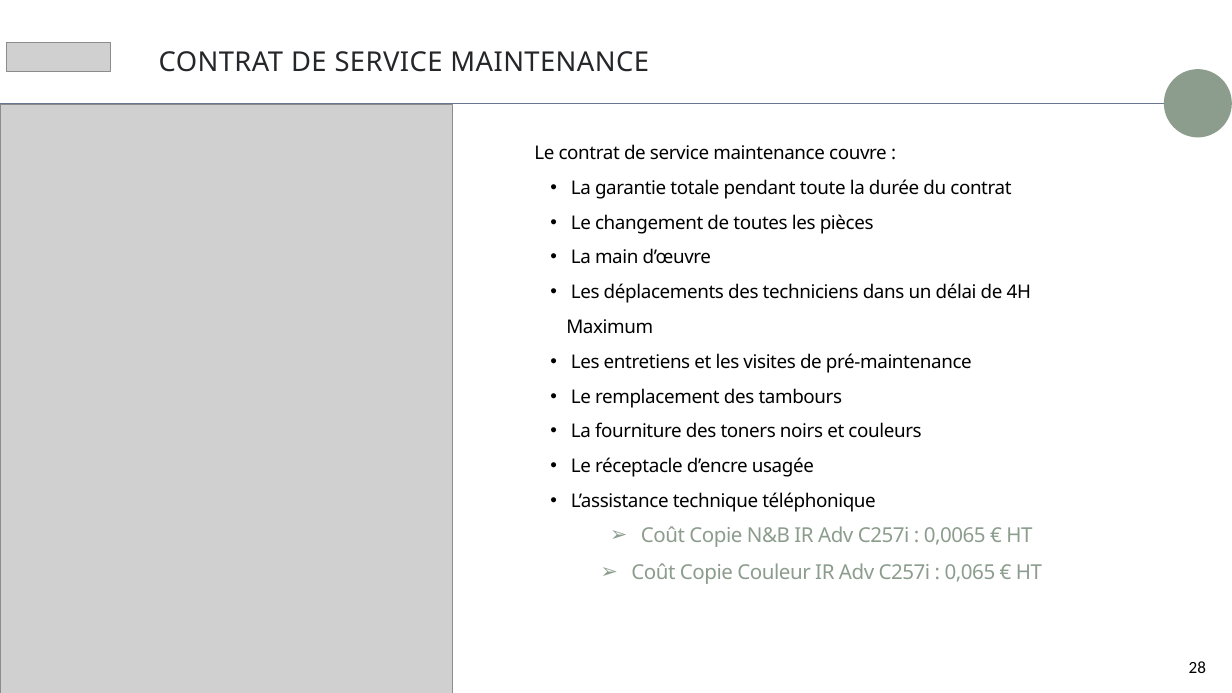
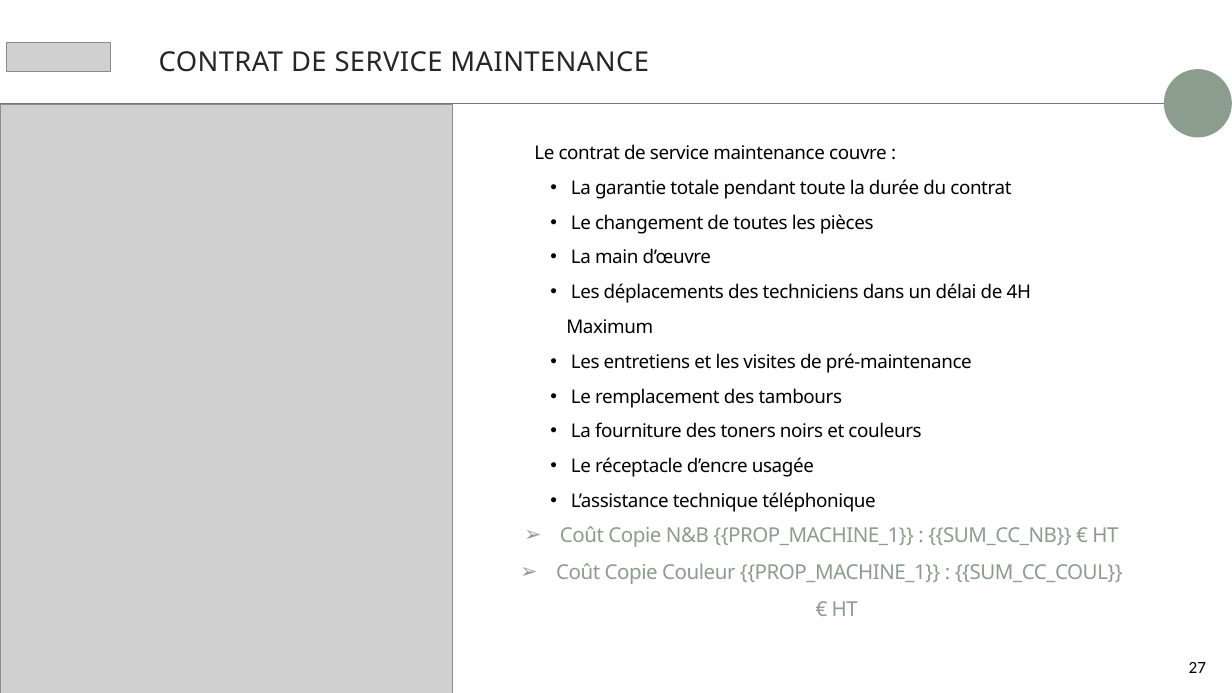
Before and after one commit to Mikael2655/Levad, a slide deck: slide 27 of proposition-commerciale/assets/template.pptx (slide 28 before the commit). Drawn at 1232x693 pixels with LibreOffice and Linux fonts; fonts in the diff are those of the drawing; grey boxes stand for pictures; background and template pictures are left out. Boxes give left, top, right and bottom in pixels: in the first picture for what was removed or moved away, otherwise in the second. Text is boxed around its words. In the diff, an @@ line names an element or a change of style, - is before the commit and + after.

```diff
--- a/proposition-commerciale/assets/template.pptx
+++ b/proposition-commerciale/assets/template.pptx
@@ text at (556, 526, 1123, 584): text changed @@
-➢ Coût Copie N&B IR Adv C257i : 0,0065 € HT
-➢ Coût Copie Couleur IR Adv C257i : 0,065 € HT
+➢ Coût Copie N&B {{PROP_MACHINE_1}} : {{SUM_CC_NB}} € HT
+➢ Coût Copie Couleur {{PROP_MACHINE_1}} : {{SUM_CC_COUL}} € HT
@@ page number at (1189, 662, 1206, 673): text changed @@
-28
+27
```
Also in this commit, not shown: 4 other slides changed, 1 slide removed, 7 other files.
